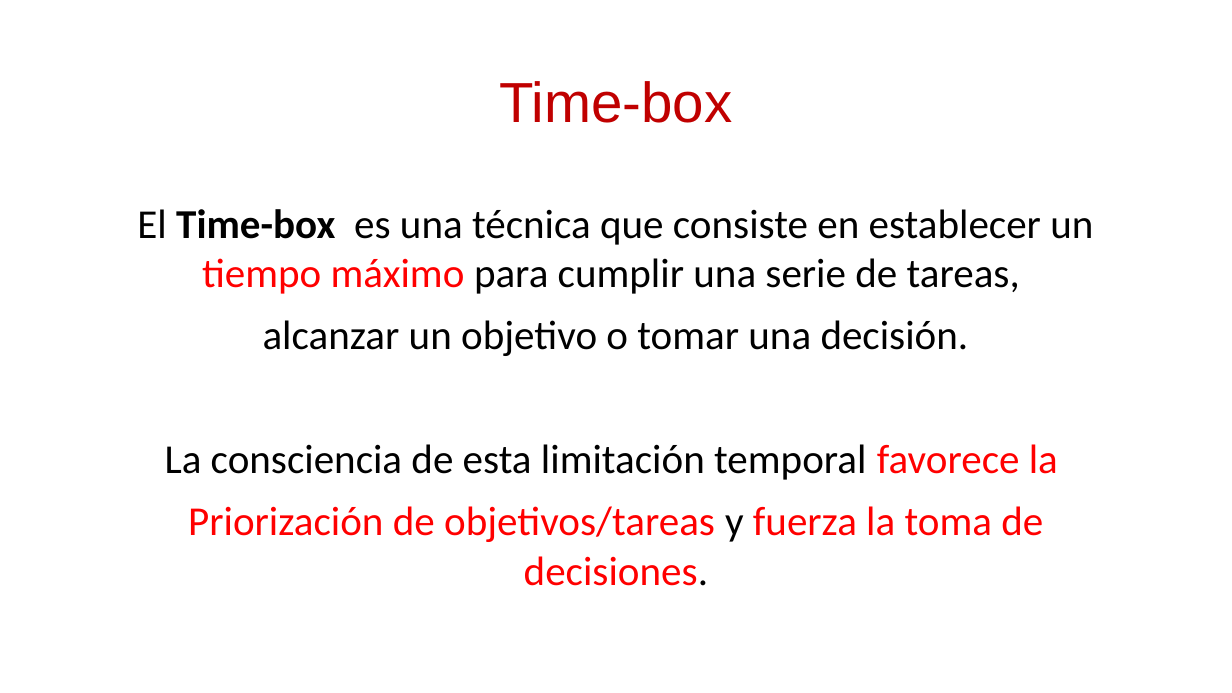
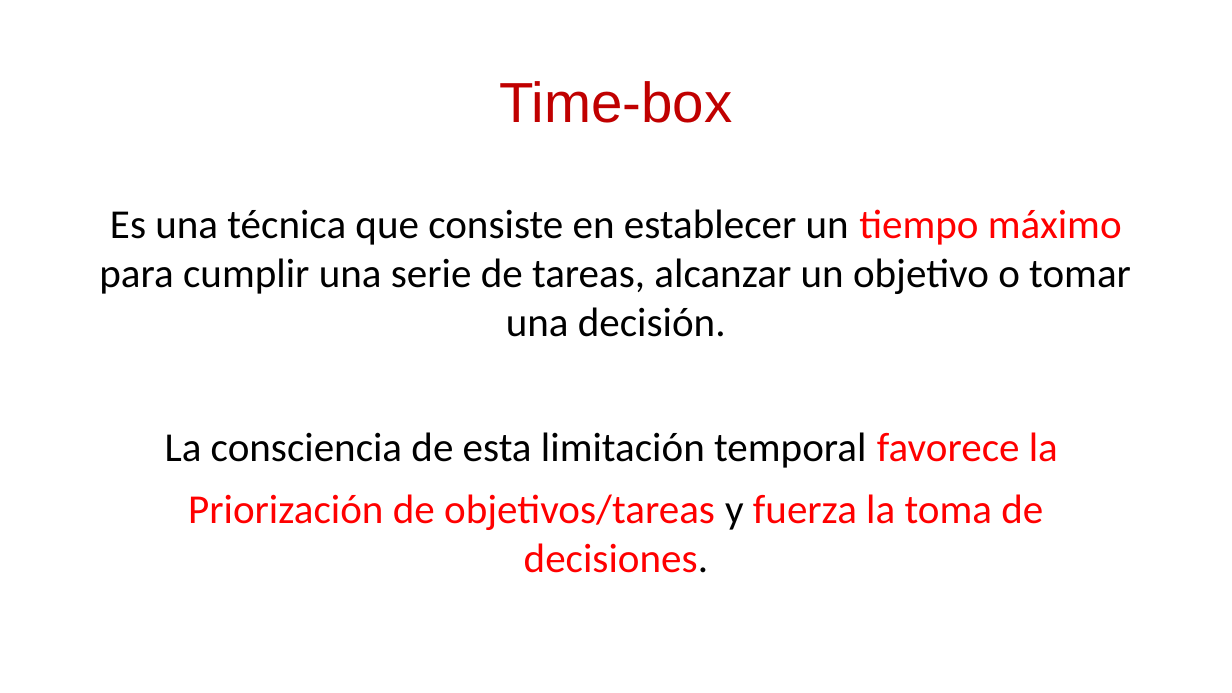
Before and after one commit to daniiel/cursos, a slide deck: slide 33 of Scrum/introduccion a scrum.pptx (slide 35 before the commit). Drawn at 1232x693 pixels with LibreOffice and Linux fonts; fonts in the diff are those of the drawing. Boxes give left, top, right and bottom in pixels: in the first picture for what was removed or moved away, otherwise in the second. Text is boxed around its words. In the diff, an @@ line names an element or a change of style, - is before the commit and + after.

```diff
--- a/Scrum/introduccion a scrum.pptx
+++ b/Scrum/introduccion a scrum.pptx
@@ text at (99, 209, 1131, 337): text changed @@
-El Time-box es una técnica que consiste en establecer un tiempo máximo para cumplir una serie de tareas,
-alcanzar un objetivo o tomar una decisión.
+Es una técnica que consiste en establecer un tiempo máximo para cumplir una serie de tareas, alcanzar un objetivo o tomar una decisión.
```
Also in this commit, not shown: 16 other slides changed, 2 slides removed, 4 other files.
